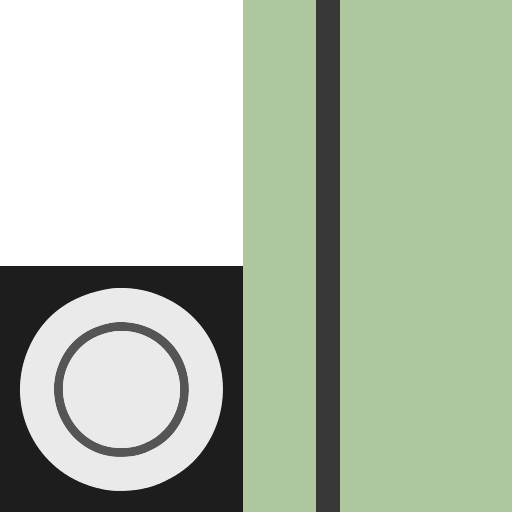
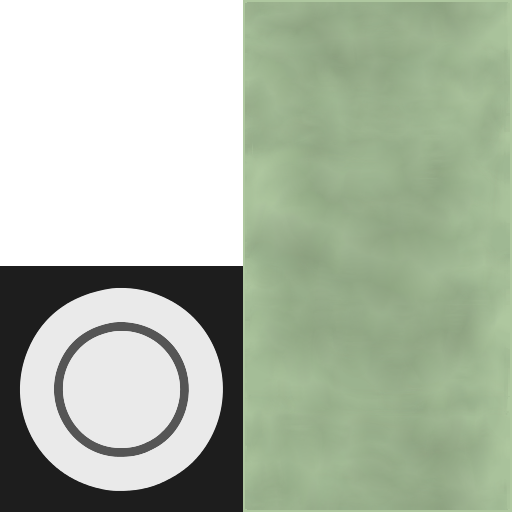
Layered file, before and after one edit (512x512). Changes by layer:
renamed "stripes #2" to "hangar-extension.png #1", painted on it over left=245, top=0, right=510, bottom=512
removed layer "stripes" over left=316, top=0, right=340, bottom=512
removed layer "texture" over left=245, top=0, right=510, bottom=512
